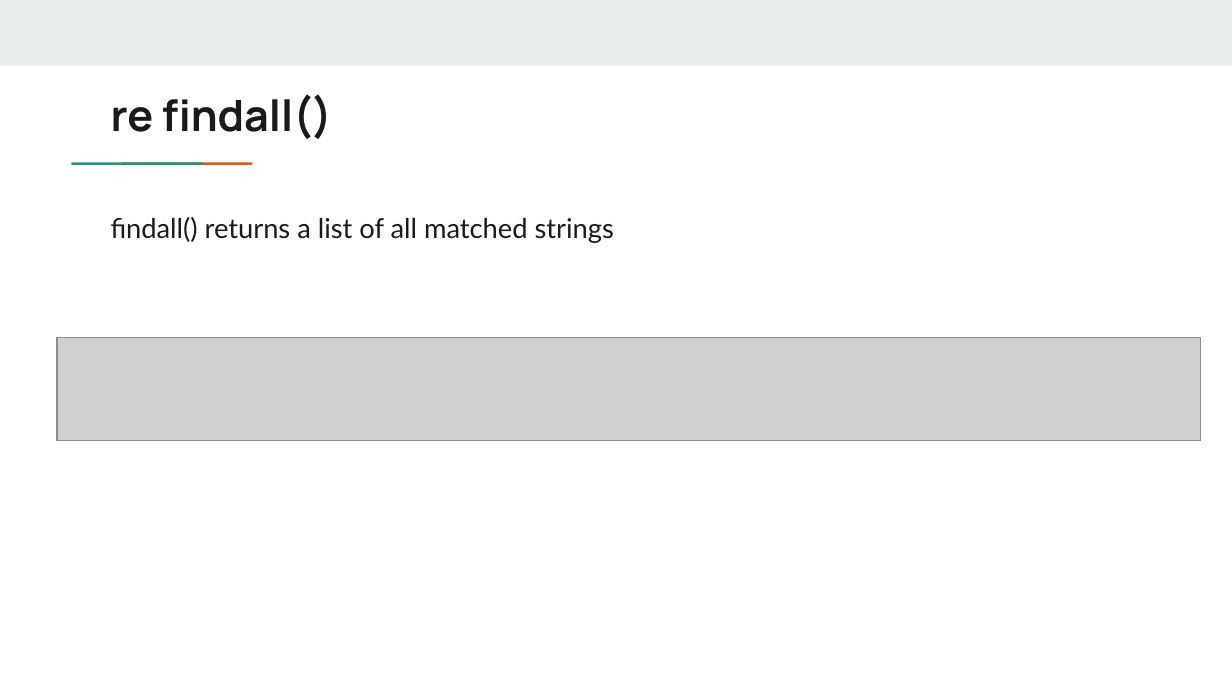
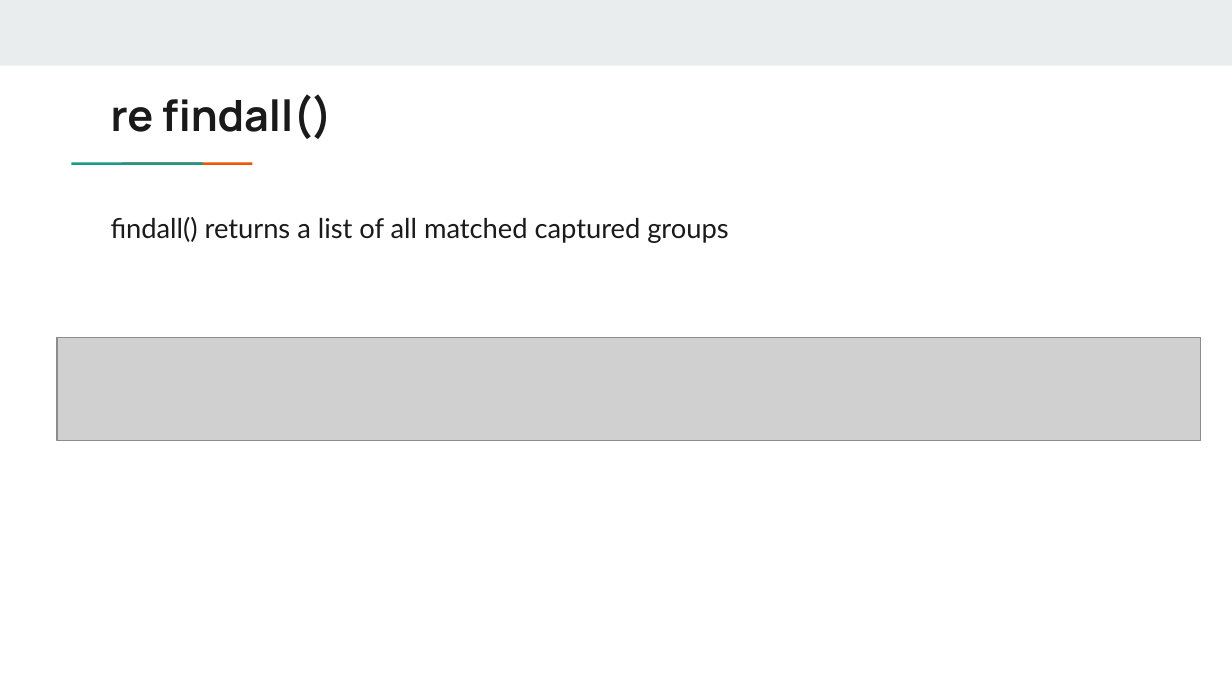
Before and after one commit to EngPeterAtef/NLP_labs, a slide deck: slide 9 of NLP Lab1 Basic Text Processing/Lab 1 Basic Text Processing.pptx. Drawn at 1232x693 pixels with LibreOffice and Linux fonts; fonts in the diff are those of the drawing; grey boxes stand for pictures. Boxes give left, top, right and bottom in pixels: in the first picture for what was removed or moved away, otherwise in the second. Text is boxed around its words. In the diff, an @@ line names an element or a change of style, - is before the commit and + after.

```diff
--- a/NLP Lab1 Basic Text Processing/Lab 1 Basic Text Processing.pptx
+++ b/NLP Lab1 Basic Text Processing/Lab 1 Basic Text Processing.pptx
@@ text at box(111, 217, 728, 243): text changed @@
-findall() returns a list of all matched strings
+findall() returns a list of all matched captured groups
```
Also in this commit, not shown: 1 other file.
